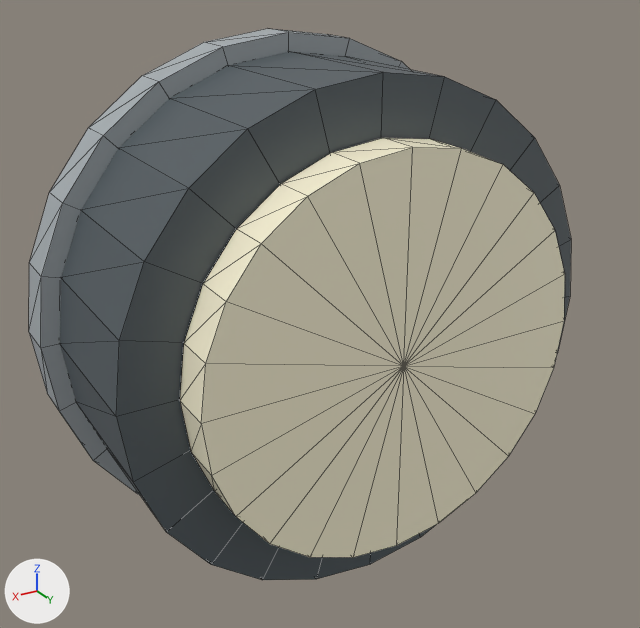
The glTF model pergola-configurator/public/assets/models/accessories/spotlight.glb as it was, and as the next commit left it.
One viewpoint serves both versions: a 50 mm lens placed at (0.1203, 0.1948, 0.0994), pointed at (0.0023, -0.0019, 0.0011). Every picture has the same lights, and +X, +Y and +Z are marked at lower left. The older version comes first. Mesh edges are drawn as thin lines. Where no turn or scale is listed for an object, it has been applied to the vertices.

Names of what the first picture shows: 'spot_body', 'spot_lens', 'spot_trim'.
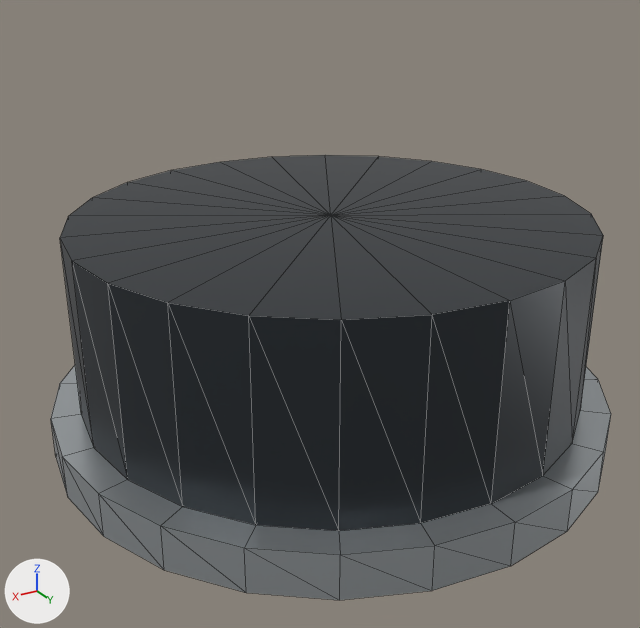
The change, as a list of edits to the scene's bpy script:
```text
Add mat_lens:
    mat_lens = principled_material('lens')
    mat_lens.base_color = (0.949, 0.922, 0.722)  # pale yellow #f9f6dd
    mat_lens.roughness = 0.08
    mat_lens.emission_color = (0.8, 0.55, 0.15)  # yellow #e7c46c
    mat_lens.emission_strength = 1.0
Add mat_metal:
    mat_metal = principled_material('metal')
    mat_metal.base_color = (0.549, 0.588, 0.612)  # light grey #c4cacd
    mat_metal.metallic = 0.78
    mat_metal.roughness = 0.28
Add mat_dark:
    mat_dark = principled_material('dark')
    mat_dark.base_color = (0.0353, 0.0431, 0.051)  # dark grey #353b40
    mat_dark.metallic = 0.55
    mat_dark.roughness = 0.35
Change me_spot_body:
    used by ob_spot_body; location = (0.0, 0.0, 0.0)
    remove me_spot_body.from_pydata(...)  # 50 vertices, 96 faces; spans x -0.07..0.07, y -0.0225..0.0225, z -0.07..0.07
    remove me_spot_body.materials.append(mat_defaultmaterial)
    add me_spot_body.from_pydata(...)  # 50 vertices, 96 faces; spans x -0.07..0.07, y -0.07..0.07, z -0.02..0.03
    me_spot_body part 1: the whole mesh is multiplied about its middle by the matrix ((0.0, 0.0, -1.0), (1.0, 0.0, 0.0), (0.0, -1.111, 0.0)), then moved by (0.0, 0.0, 0.005)
    me_spot_body part 2: vertex colours changed
    add me_spot_body.materials.append(mat_dark)  # dark grey #353b40
Change me_spot_lens:
    used by ob_spot_lens; location = (0.0, 0.029, 0.0)
    remove me_spot_lens.from_pydata(...)  # 50 vertices, 96 faces; spans x -0.055..0.055, y -0.006..0.006, z -0.055..0.055
    remove me_spot_lens.materials.append(mat_defaultmaterial_001)
    add me_spot_lens.from_pydata(...)  # 50 vertices, 96 faces; spans x -0.054..0.054, y -0.054..0.054, z -0.0415..-0.0325
    me_spot_lens part 5: the whole mesh is multiplied about its middle by the matrix ((0.0, 0.0, -0.982), (0.982, 0.0, 0.0), (0.0, -0.75, 0.0)), then moved by (0.0, 0.0, -0.037)
    me_spot_lens part 6: vertex colours changed
    add me_spot_lens.materials.append(mat_lens)  # pale yellow #f9f6dd, glowing yellow #e7c46c
Change me_spot_trim:
    used by ob_spot_trim; location = (0.0, -0.028, 0.0)
    remove me_spot_trim.from_pydata(...)  # 50 vertices, 96 faces; spans x -0.075..0.075, y -0.006..0.006, z -0.075..0.075
    remove me_spot_trim.materials.append(mat_defaultmaterial_002)
    add me_spot_trim.from_pydata(...)  # 50 vertices, 96 faces; spans x -0.078..0.078, y -0.078..0.078, z -0.032..-0.02
    me_spot_trim part 3: the whole mesh is multiplied about its middle by the matrix ((0.0, 0.0, -1.04), (1.04, 0.0, 0.0), (0.0, -1.04, 0.0)), then moved by (0.0, 0.0, -0.026)
    me_spot_trim part 4: vertex colours changed
    add me_spot_trim.materials.append(mat_metal)  # light grey #c4cacd
Change ob_spot_lens:
    ob_spot_lens.location: (0.0, 0.029, 0.0) -> (0.0, 0.0, 0.0)
Change ob_spot_trim:
    ob_spot_trim.location: (0.0, -0.028, 0.0) -> (0.0, 0.0, 0.0)
```

What differs and where, as boxes [x1, y1, x2, y2] in the pictures (640 x 628 px; the box of a moved part takes in the faces that stretch with it):
'spot_body', recoloured, reshaped (6% wider, 29% shorter): before [60, 52, 571, 580]; after [60, 155, 603, 531]
'spot_lens', recoloured, reshaped, moved (not visible afterwards): before [180, 138, 565, 558]
'spot_trim', recoloured, reshaped, moved: before [29, 29, 410, 495]; after [51, 366, 611, 600]
part 1 of me_spot_body, moved or reshaped: before [60, 52, 571, 580]; after [60, 155, 603, 531]
part 3 of me_spot_trim, moved or reshaped: before [29, 29, 410, 495]; after [51, 366, 611, 600]
part 5 of me_spot_lens, moved or reshaped (not visible afterwards): before [180, 138, 565, 558]
